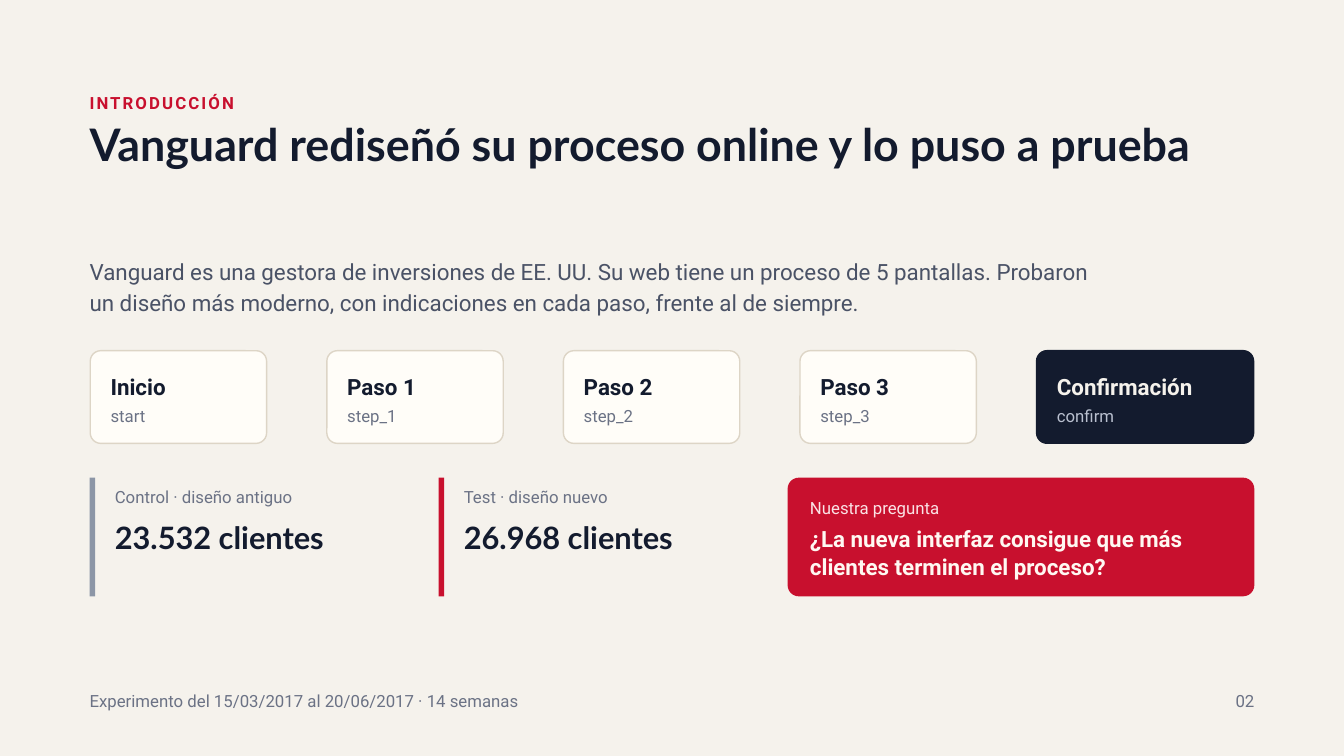
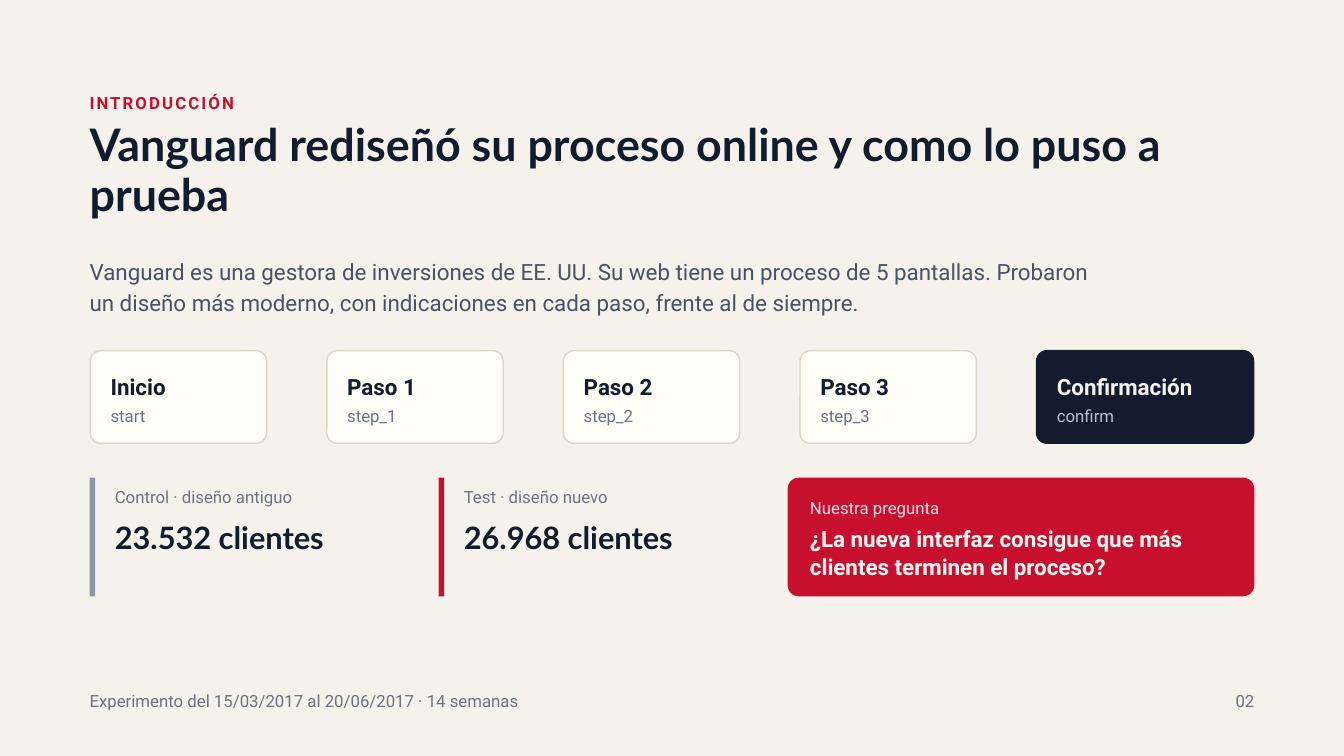
Before and after one commit to beafernandez22/Project_Vanguard_ab_Test, a slide deck: slide 2 of outputs/Vanguard_Presentación.pptx. Drawn at 1344x756 pixels with LibreOffice and Linux fonts; fonts in the diff are those of the drawing; background and template pictures are left out. Boxes give left, top, right and bottom in pixels: in the first picture for what was removed or moved away, otherwise in the second. Text is boxed around its words. In the diff, an @@ line names an element or a change of style, - is before the commit and + after.

```diff
--- a/outputs/Vanguard_Presentación.pptx
+++ b/outputs/Vanguard_Presentación.pptx
@@ title at (90,127,1161,219): text changed @@
-Vanguard rediseñó su proceso online y lo puso a prueba
+Vanguard rediseñó su proceso online y como lo puso a prueba
```
Also in this commit, not shown: 5 other slides changed, 5 slides removed, 1 other file.
